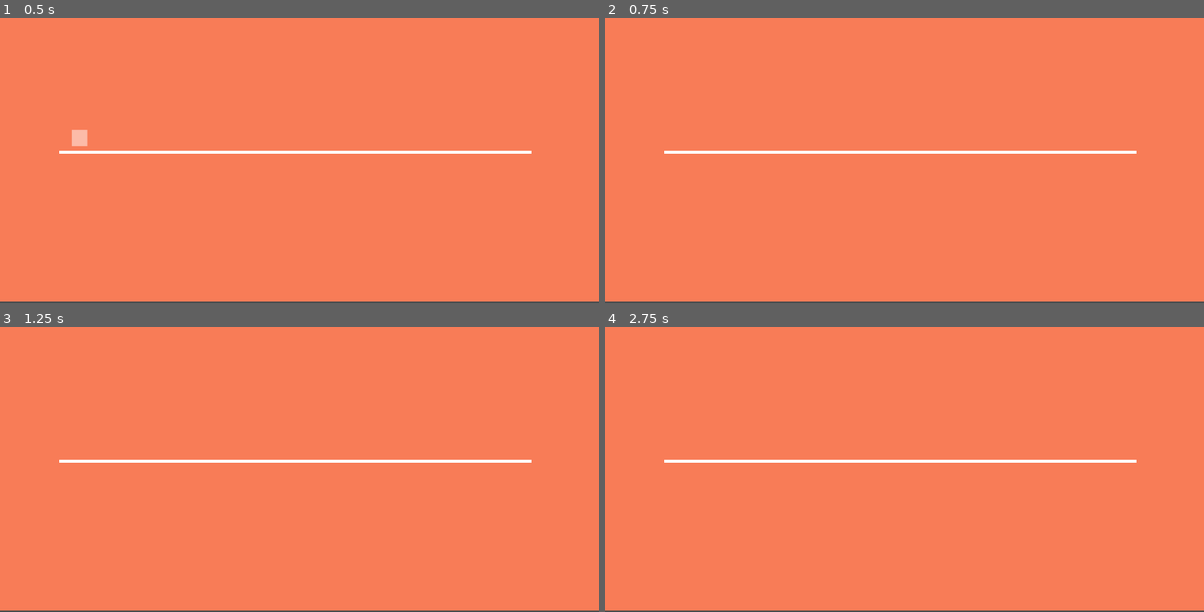
Above: before the commit, frames 1-4 (two rows, left to right).
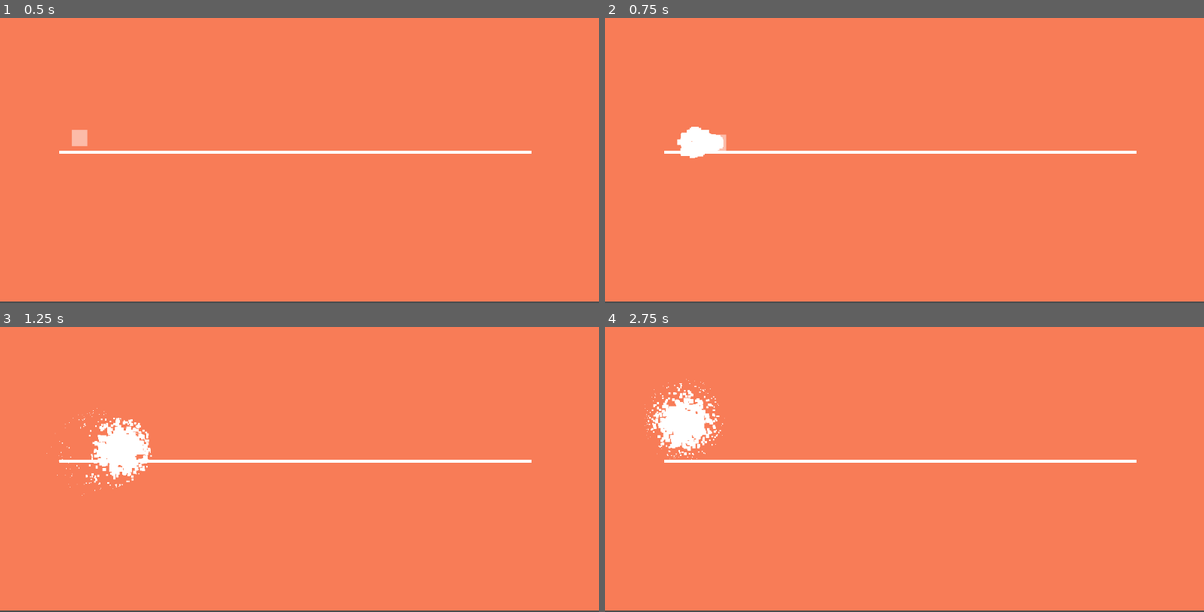
Above: after the commit, the same moments.

Repository: raulgbrmf/Prototype_Godot_Box_Jump
Game: Godot game, scene res://scenes/levels/level_1.tscn
Same seed, same stepped clock (60 frames per second), same inputs: the game is played once before the commit and once after it.
Inputs (mouse positions are in pixels of both pictures, inside the frame that each line leads up to):
- Up to frame 1 (0.5 s): no input
- Up to frame 2 (0.75 s): move the mouse to (1036, 117) at 0.52 s; press the mouse at (1036, 117) at 0.53 s
- Up to frame 3 (1.25 s): tap Space (jump) at 0.77, 0.8, 1.07 s
- Up to frame 4 (2.75 s): move the mouse to (784, 460) at 1.27 s; release the mouse at (784, 460) at 1.28 s; tap Space (jump) at 1.35, 1.52, 1.82, 2.3 s; click (784, 460) at 1.55 s; move the mouse to (964, 369) at 2.02 s; press the mouse at (964, 369) at 2.03 s

Frame 1 is identical in both runs. In frame 2, 0.6% of the frame differs, in the area x 12-21%, y 38-50%; in frame 3, 1.4%; in frame 4, 1.5%, in the area x 6-21%, y 18-47%.

Commit message:
Added explosion and jump animation.

Diff:
--- /dev/null
+++ b/scenes/explosion.gd
@@ -0,0 +1,9 @@
+extends GPUParticles2D
+
+
+# Called when the node enters the scene tree for the first time.
+func _ready():
+	one_shot = true
+
+func _on_timer_timeout():
+	queue_free()
--- /dev/null
+++ b/scenes/explosion.tscn
@@ -0,0 +1,45 @@
+[gd_scene load_steps=7 format=3 uid="uid://bfhv3wv2m72m3"]
+
+[ext_resource type="Script" path="res://scenes/explosion.gd" id="1_2qyht"]
+
+[sub_resource type="Curve" id="Curve_sb1v0"]
+min_value = -360.0
+max_value = 360.0
+_data = [Vector2(0, 360), 0.0, 0.0, 0, 0, Vector2(0.0365854, 360), 0.0, 0.0, 0, 0, Vector2(0.581301, 1.28113), 0.0, 0.0, 0, 0, Vector2(0.987805, -347.189), 0.0, 0.0, 0, 0]
+point_count = 4
+
+[sub_resource type="CurveTexture" id="CurveTexture_lm7cn"]
+curve = SubResource("Curve_sb1v0")
+
+[sub_resource type="Curve" id="Curve_7gbgn"]
+_data = [Vector2(0, 1), 0.0, 0.0, 0, 0, Vector2(0.752033, 0), 0.0, 0.0, 0, 0]
+point_count = 2
+
+[sub_resource type="CurveTexture" id="CurveTexture_yw0hr"]
+curve = SubResource("Curve_7gbgn")
+
+[sub_resource type="ParticleProcessMaterial" id="ParticleProcessMaterial_h1rf7"]
+emission_shape = 1
+emission_sphere_radius = 5.0
+particle_flag_disable_z = true
+spread = 180.0
+gravity = Vector3(0, 0, 0)
+initial_velocity_min = 120.5
+initial_velocity_max = 120.5
+orbit_velocity_min = 0.0
+orbit_velocity_max = 0.0
+angle_curve = SubResource("CurveTexture_lm7cn")
+scale_min = 10.0
+scale_max = 15.0
+scale_curve = SubResource("CurveTexture_yw0hr")
+
+[node name="Explosion" type="GPUParticles2D"]
+position = Vector2(-1, 0)
+amount = 15
+process_material = SubResource("ParticleProcessMaterial_h1rf7")
+explosiveness = 1.0
+script = ExtResource("1_2qyht")
+
+[node name="Timer" type="Timer" parent="."]
+
+[connection signal="timeout" from="Timer" to="." method="_on_timer_timeout"]
--- a/scenes/levels/level.gd
+++ b/scenes/levels/level.gd
@@ -14,10 +14,16 @@
 func _on_end_body_entered(body):
 	if body == $Player:
 		body.destroy()
-		body.create($SpawnPoint.position)
+		$RespawnTimer.start()
+
 
 func restart_level():
 	if Input.is_action_pressed("enter"):
 		print("entered")
 		$Player.destroy()
-		$Player.create($SpawnPoint.position)
+		$RespawnTimer.start()
+
+
+func _on_respawn_timer_timeout():
+	$Player.create($SpawnPoint.position)
+	$RespawnTimer.stop()
--- a/scenes/levels/level_1.tscn
+++ b/scenes/levels/level_1.tscn
@@ -44,4 +44,8 @@
 [node name="Player" parent="." instance=ExtResource("2_of53l")]
 position = Vector2(-58, 272)
 
+[node name="RespawnTimer" type="Timer" parent="."]
+wait_time = 0.2
+
 [connection signal="body_entered" from="End" to="." method="_on_end_body_entered"]
+[connection signal="timeout" from="RespawnTimer" to="." method="_on_respawn_timer_timeout"]
--- a/scenes/levels/level_2.tscn
+++ b/scenes/levels/level_2.tscn
@@ -46,11 +46,12 @@
 position = Vector2(-58, 272)
 
 [node name="Obstacle1" parent="." instance=ExtResource("4_ui7v4")]
-position = Vector2(708, 346)
+position = Vector2(708, 354)
+scale = Vector2(1, 0.1)
 target_scale_proportion = Vector2(1, 3)
 
 [node name="Obstacle2" parent="." instance=ExtResource("4_ui7v4")]
-position = Vector2(493, 354)
+position = Vector2(435, 354)
 scale = Vector2(1, 0.1)
 target_scale_proportion = Vector2(1, 4)
 
--- a/scenes/player.gd
+++ b/scenes/player.gd
@@ -5,6 +5,8 @@
 const JUMP_VELOCITY = -400.0
 
 var running: bool = false
+
+var effect_explosion = preload("res://scenes/explosion.tscn")
 
 # Get the gravity from the project settings to be synced with RigidBody nodes.
 var gravity = ProjectSettings.get_setting("physics/2d/default_gravity")
@@ -22,6 +24,7 @@
 
 	# Handle Jump.
 	if Input.is_action_just_pressed("jump") and is_on_floor():
+		$AnimationPlayer.play("jump")
 		velocity.y = JUMP_VELOCITY
 
 	move_and_slide()
@@ -35,8 +38,14 @@
 	velocity.x = 0
 
 func destroy():
+	var explosion = effect_explosion.instantiate()
+	add_child(explosion)
+	explosion.global_position = position
+	velocity = Vector2(0,0)
 	$AnimationPlayer.play("fade_out")
+
 
 func create(pos):
 	position = pos
+	rotation = 0
 	$AnimationPlayer.play("fade_in")
--- a/scenes/player.tscn
+++ b/scenes/player.tscn
@@ -20,6 +20,18 @@
 "update": 0,
 "values": [Color(1, 1, 1, 1)]
 }
+tracks/1/type = "value"
+tracks/1/imported = false
+tracks/1/enabled = true
+tracks/1/path = NodePath(".:rotation")
+tracks/1/interp = 1
+tracks/1/loop_wrap = true
+tracks/1/keys = {
+"times": PackedFloat32Array(0),
+"transitions": PackedFloat32Array(1),
+"update": 0,
+"values": [0.0]
+}
 
 [sub_resource type="Animation" id="Animation_3mfv4"]
 resource_name = "fade_in"
@@ -38,7 +50,7 @@
 
 [sub_resource type="Animation" id="Animation_5m255"]
 resource_name = "fade_out"
-length = 0.5
+length = 0.1
 tracks/0/type = "value"
 tracks/0/imported = false
 tracks/0/enabled = true
@@ -46,17 +58,34 @@
 tracks/0/interp = 1
 tracks/0/loop_wrap = true
 tracks/0/keys = {
-"times": PackedFloat32Array(0, 0.5),
+"times": PackedFloat32Array(0, 0.1),
 "transitions": PackedFloat32Array(1, 1),
 "update": 0,
 "values": [Color(1, 1, 1, 1), Color(1, 1, 1, 0)]
+}
+
+[sub_resource type="Animation" id="Animation_cp0jf"]
+resource_name = "jump"
+length = 0.9
+tracks/0/type = "value"
+tracks/0/imported = false
+tracks/0/enabled = true
+tracks/0/path = NodePath(".:rotation")
+tracks/0/interp = 1
+tracks/0/loop_wrap = true
+tracks/0/keys = {
+"times": PackedFloat32Array(0, 0.4, 0.9),
+"transitions": PackedFloat32Array(1, 1, 1),
+"update": 0,
+"values": [0.0, 0.785398, 1.5708]
 }
 
 [sub_resource type="AnimationLibrary" id="AnimationLibrary_8p3hi"]
 _data = {
 "RESET": SubResource("Animation_w147q"),
 "fade_in": SubResource("Animation_3mfv4"),
-"fade_out": SubResource("Animation_5m255")
+"fade_out": SubResource("Animation_5m255"),
+"jump": SubResource("Animation_cp0jf")
 }
 
 [node name="Player" type="CharacterBody2D"]
Not shown: 1 places in scenes/player.tscn that only renumber resources
